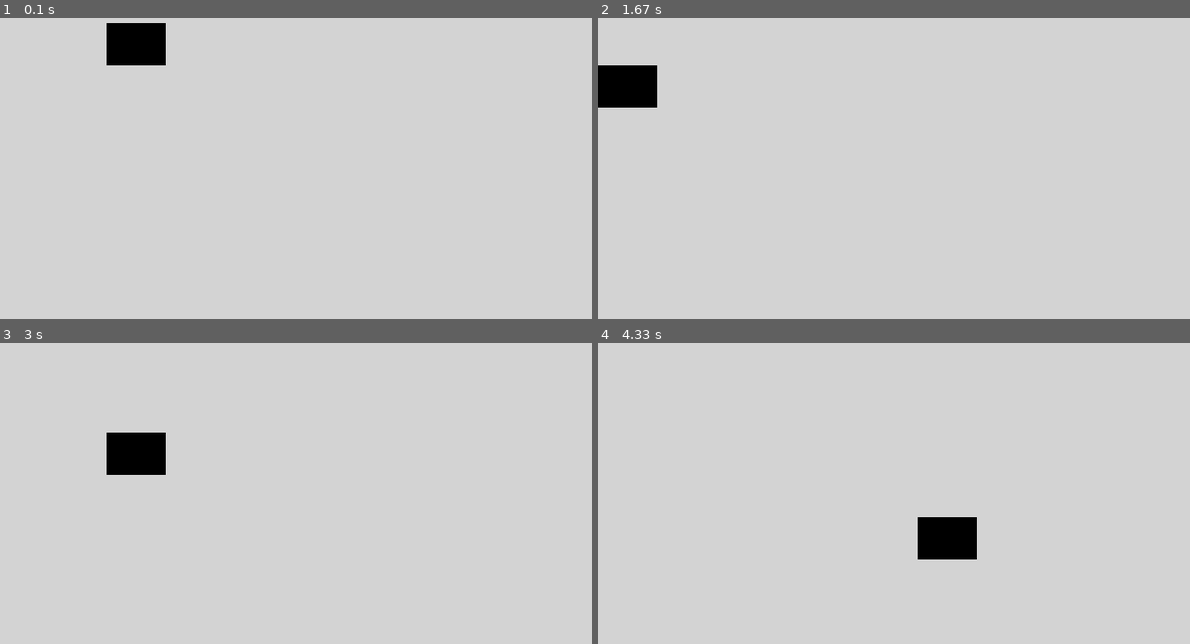
Above: before the commit, frames 1-4 (two rows, left to right).
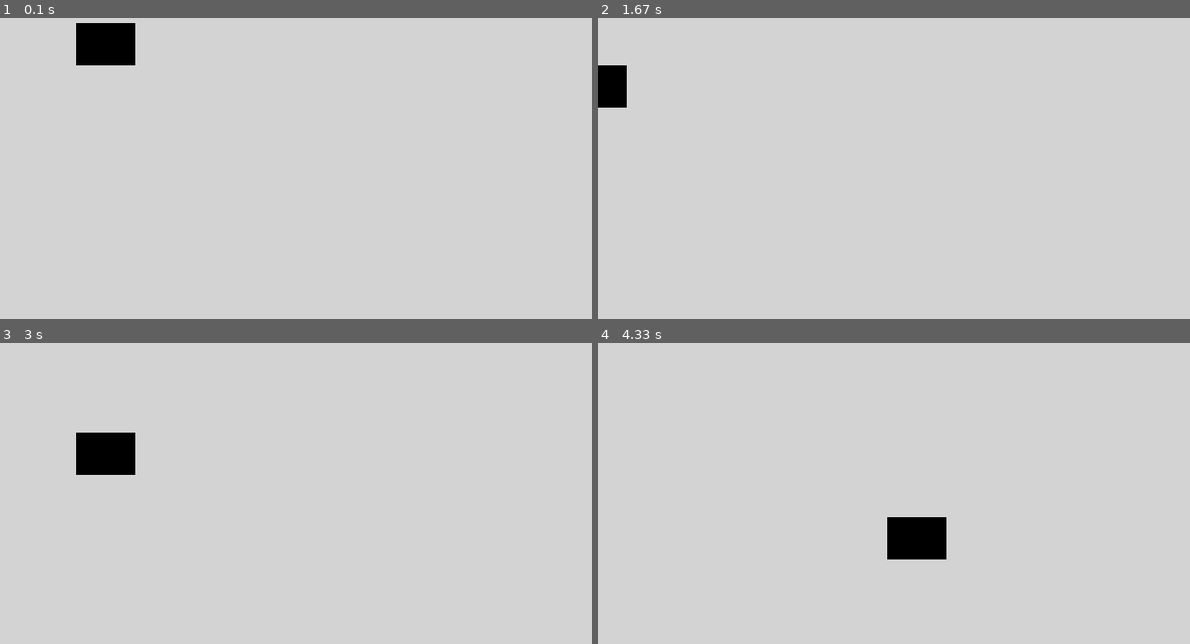
Above: after the commit, the same moments.

Repository: saegl5/myprojects
Game: pygame game, started from Codes/pygame-animation-bouncing-part-6.py
Two runs of this game, one before a commit and one after it. Both use one fixed random seed, a clock stepped at 60 frames per second and the inputs below.
Inputs:
- Up to frame 1 (0.1 s): no input
- Up to frame 2 (1.67 s): no input
- Up to frame 3 (3 s): no input
- Up to frame 4 (4.33 s): no input

The runs differ from the first frame. In frame 1, 1.4% of the frame differs, in the area x 12-28%, y 1-16%; in frame 2, 0.7%; in frame 3, 1.4%; in frame 4, 1.4%.

Commit message:
renamed file and merged it with another

Diff:
--- a/Codes/pygame-animation-bouncing-part-7.py
+++ b/Codes/pygame-animation-bouncing-part-6.py
@@ -10,13 +10,13 @@
 BLACK = (0, 0, 0) # example
 
 # size = (700, 500) # (width, height) in pixels
-size = (700, 400) # changed height, so rectangle can bounce around more (could also have changed width or rectangle width or height)
+size = (700, 400) # changed height, so rectangle can bounce around more (could also have changed width)
 screen = pygame.display.set_mode(size) # set screen size
 done = False # define "done"
 clock = pygame.time.Clock() # define "clock"
 # offset = 0 # initialize offset earlier
 y_offset = 50 # initialize offset earlier, keep starting position at top edge, was 0
-x_offset = 126 # keep starting position at left edge, was 0, then 70
+x_offset = 90 # keep starting position at left edge, was 0, then 70
 # increment = 50 # initialize increment early
 y_increment = 50 # initialize increment early
 x_increment = 126 # initialize increment early, was 70
@@ -42,17 +42,21 @@
     x_offset -= x_increment # allow the increment to change, changed to decrement
     # if 0+offset + 50 == size[1]: # if rectangle at bottom edge
     # if 0+y_offset + 50 == size[1]: # if rectangle at bottom edge
-    if 0+y_offset + 50 == size[1] or 0+y_offset == 0: # if rectangle at bottom or top edge
+    # if 0+y_offset + 50 == size[1]: # if rectangle at bottom edge
         # increment *= -1 # increment = increment*-1, that is change the increment's sign
-        y_increment *= -1 # y_increment = y_increment*-1, that is change the increment's sign
+        # y_increment *= -1 # y_increment = y_increment*-1, that is change the increment's sign
     # elif 0+offset == 0: # else if rectangle at top edge
     # elif 0+y_offset == 0: # else if rectangle at top edge
         # increment *= -1 # change the increment's sign back
         # y_increment *= -1 # change the increment's sign back
-    if 0+x_offset + 70 == size[0] or 0+x_offset == 0: # if rectangle at right or left edge
-        x_increment *= -1 # x_increment = x_increment*-1, that is change the increment's sign
+    if 0+y_offset + 50 == size[1] or 0+y_offset == 0: # if rectangle at bottom or top edge
+        y_increment *= -1 # y_increment = y_increment*-1, that is change the increment's sign
+    # if 0+x_offset + 70 == size[0]: # if rectangle at right edge
+        # x_increment *= -1 # x_increment = x_increment*-1, that is change the increment's sign
     # elif 0+x_offset == 0: # else if rectangle at left edge
     #     x_increment *= -1 # change the increment's sign back
+    if 0+x_offset + 70 >= size[0] or 0+x_offset <= 0: # if rectangle at right or left edge
+        x_increment *= -1 # x_increment = x_increment*-1, that is change the increment's sign
     # ----------------
     pygame.display.flip() # update the screen
     # clock.tick(60) # maximum 60 frames per second (i.e., no more than 60 times through WHILE loop each second)
--- a/Codes/pygame-animation-bouncing-part-6m.py
+++ /dev/null
@@ -1,43 +0,0 @@
-# give student a drawing of multiple shapes, and have them animate it
-
-import pygame
-pygame.init()
-
-LIGHTGRAY = (211, 211, 211)
-BLACK = (0, 0, 0)
-
-# size = (100, 200)
-size = (200, 200) # changed width, so rectangle could bounce around more
-screen = pygame.display.set_mode(size)
-done = False
-clock = pygame.time.Clock()
-y_offset = 0 # <- STEP 2b, changed to "y_offset"
-x_offset = 0 # <- STEP 2 (horizontal movement)
-y_increment = 20 # <- STEP 4, changed to "y_increment"
-x_increment = 10 # <- STEP 4
-
-pygame.display.set_caption("STUDENT's Cool Animation")
-
-while not done:
-    for event in pygame.event.get():
-        if event.type == pygame.QUIT:
-            done = True
-    screen.fill(LIGHTGRAY) # clear the screen
-    # --- Drawing code
-    # offset = 0 <- STEP 2a
-    # while offset <= 80: <- STEP 0
-    pygame.draw.rect(screen, BLACK, (0+x_offset, 0+y_offset, 10, 20), width=0) # untab <- "offset" is STEP 1 (could also offset x-coordinate), "offset" became "y_offset"
-    y_offset += y_increment # untab, "increment" is STEP 3, "increment" became "y_increment"
-    x_offset += x_increment # <- STEP 3
-    if 0+y_offset + 20 == size[1]: # <- STEP 5a
-        y_increment *= -1
-    elif 0+y_offset == 0: # <- STEP 5b
-        y_increment *= -1
-    if 0+x_offset + 10 == size[0]: # <- STEP 5a
-        x_increment *= -1
-    elif 0+x_offset == 0: # <- STEP 5b
-        x_increment *= -1
-    # ----------------
-    pygame.display.flip()
-    clock.tick(10)
-pygame.quit()
